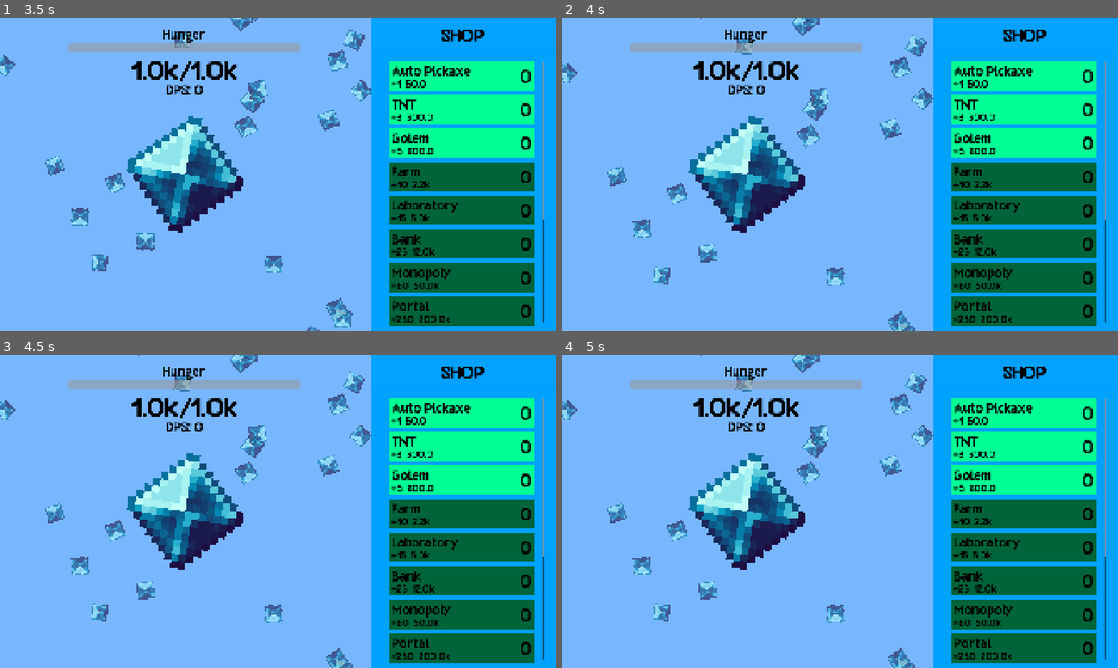
Above: before the commit, frames 1-4 (two rows, left to right).
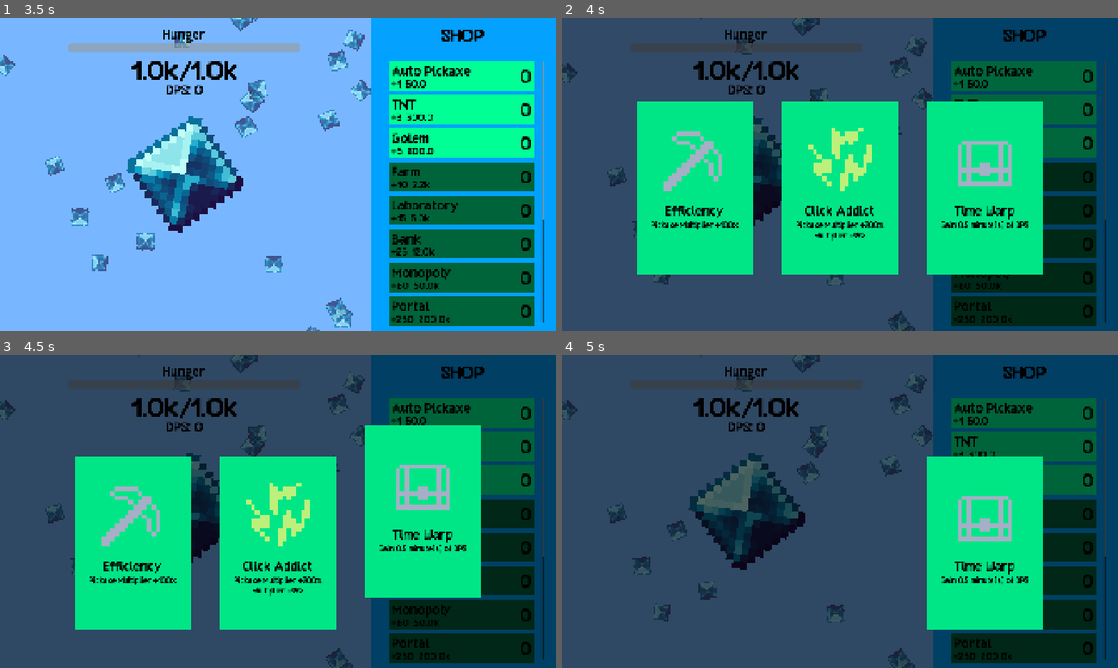
Above: after the commit, the same moments.

Repository: kyteidev/diamond-clicker-ultimate
Game: Godot game, scene res://scenes/menus/main_menu.tscn
Two runs of this game, one before a commit and one after it. Both use one fixed random seed, a clock stepped at 60 frames per second and the inputs below.
Inputs (mouse positions are in pixels of both pictures, inside the frame that each line leads up to):
- Up to frame 1 (3.5 s): click "PLAY" at 0.5 s; move the mouse to (400, 158) at 1.27 s; click (400, 158) at 1.35 s; move the mouse to (166, 190) at 2.02 s; click (166, 190) at 2.1 s; move the mouse to (333, 105) at 2.77 s; click (333, 105) at 2.85 s
- Up to frame 2 (4 s): move the mouse to (812, 237) at 3.52 s; click (812, 237) at 3.6 s
- Up to frame 3 (4.5 s): move the mouse to (444, 558) at 4.27 s; click (444, 558) at 4.35 s
- Up to frame 4 (5 s): no input

Frame 1 is identical in both runs. In frame 2, 98% of the frame differs, in the area x 0-100%, y 0-100%; in frame 3, 98%; in frame 4, 98%.

Commit message:
fix death menu not showing

Diff:
--- a/scenes/game.tscn
+++ b/scenes/game.tscn
@@ -204,9 +204,11 @@
 vertical_alignment = 1
 
 [node name="DeathMenu" parent="." unique_id=1325817900 instance=ExtResource("11_kvpfn")]
+layer = 3
 visible = false
 
 [node name="CardsMenu" parent="." unique_id=1260150632 instance=ExtResource("12_kvuet")]
+layer = 2
 visible = false
 
 [node name="PauseMenu" parent="." unique_id=641017661 node_paths=PackedStringArray("cards_menu", "death_menu") instance=ExtResource("12_dinhu")]
